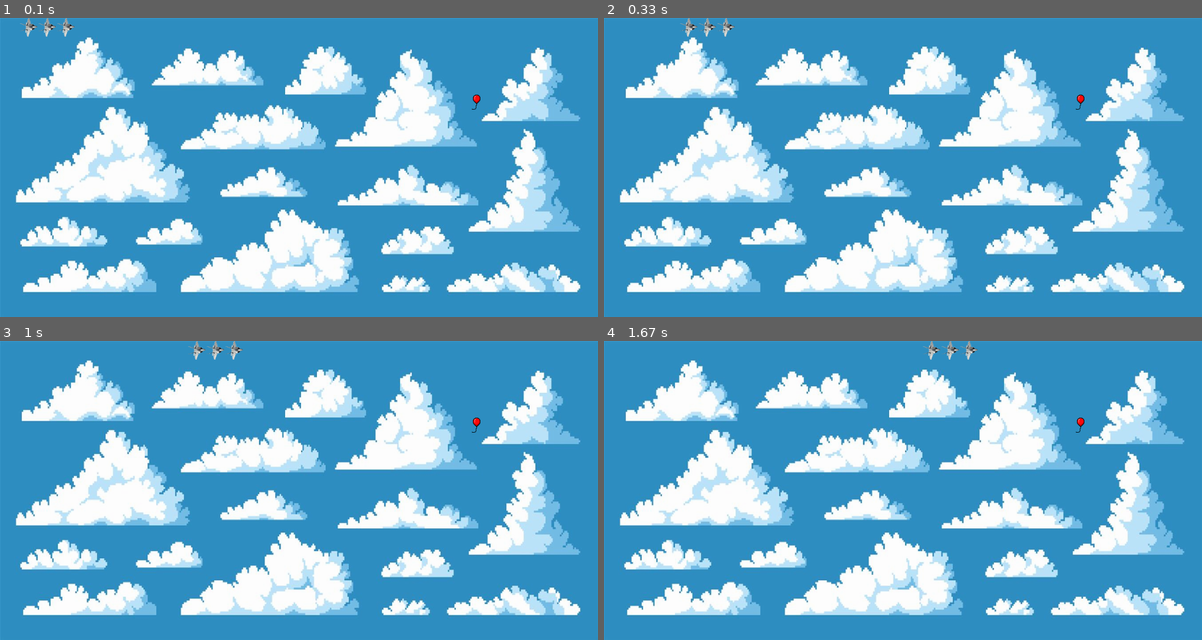
Above: before the commit, frames 1-4 (two rows, left to right).
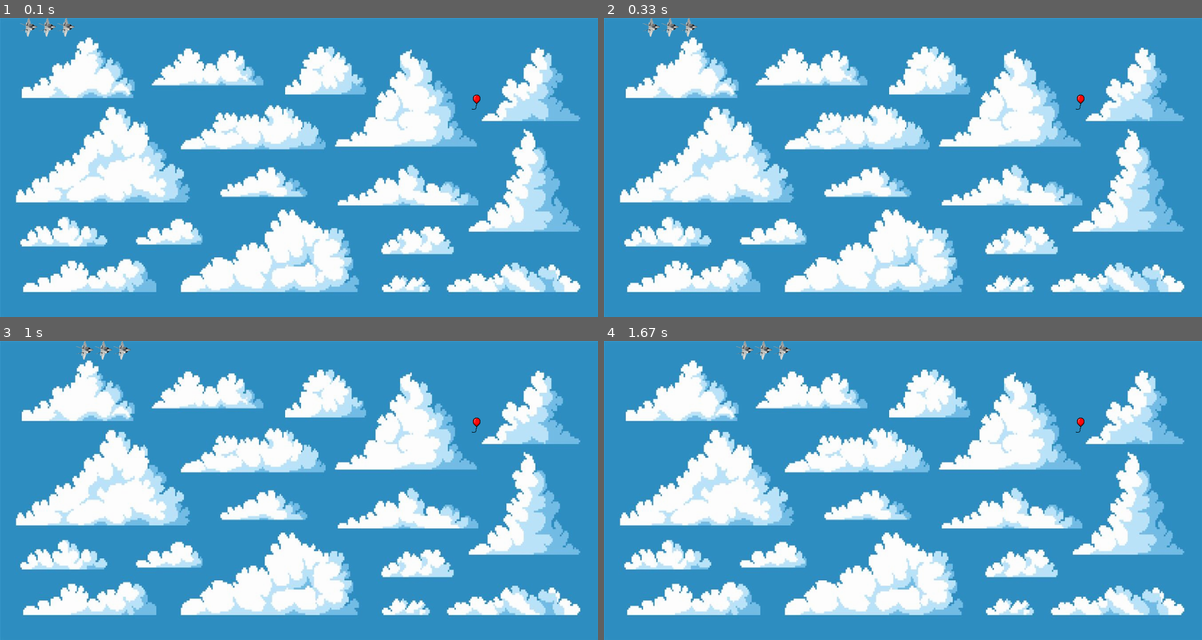
Above: after the commit, the same moments.

Repository: Kobe2525/Pygame
Game: pygame game, started from oef3.py
Two runs of this game, one before a commit and one after it. Both use one fixed random seed, a clock stepped at 60 frames per second and the inputs below.
Inputs:
- Up to frame 1 (0.1 s): no input
- Up to frame 2 (0.33 s): no input
- Up to frame 3 (1 s): no input
- Up to frame 4 (1.67 s): no input

Frame 1 is identical in both runs. In frame 2, 0.3% of the frame differs, in the area x 6-22%, y 0-7%; in frame 3, 0.4%, in the area x 12-41%, y 0-7%; in frame 4, 0.4%.

Commit message:
Added end screen

Diff:
--- a/oef3.py
+++ b/oef3.py
@@ -124,6 +124,7 @@
         self.playery.append(self.playery[len(self.playery)-1])
 
     def CheckLocation(self):
+        global running
         for i in range(0,len(self.playery),1):
             if self.playerx[i] >= ((ScreenSize[0])-(Gridsize)):
                 self.playerx[i] = ScreenSize[0]-(Gridsize)
@@ -133,6 +134,11 @@
                 self.playery[i] = ScreenSize[1]-Gridsize
             elif self.playery[i] <= 0:
                 self.playery[i] = 0
+
+            for j in range(0,len(self.playery),1):
+                if(self.playerx[i] == self.playerx[j] and self.playery[i] == self.playery[j] and i!=j):
+                    running = 0
+                    print("gameover")
 
             if (self.playerx[i] == apple.applex) and (self.playery[i] == apple.appley):
                 apple.Random()
@@ -217,7 +223,17 @@
         player.Blit()
         pygame.display.flip()
         #print("flipped")
-        time.sleep(0.1)
+        time.sleep(0.25)
+    screen.fill("Green")
+    font = pygame.font.SysFont('arial', 30)
+    line1 = font.render(f"Game is over! Your score is {len(player.playerx)-3}", True, (255, 255, 255))
+    screen.blit(line1, (200, 300))
+    line2 = font.render("To play again press Enter. To exit press Escape!", True, (255, 255, 255))
+    screen.blit(line2,(200, 350))
+    pygame.display.flip()
+    time.sleep(999)
+
+
 
 except KeyboardInterrupt:
     running = 0
